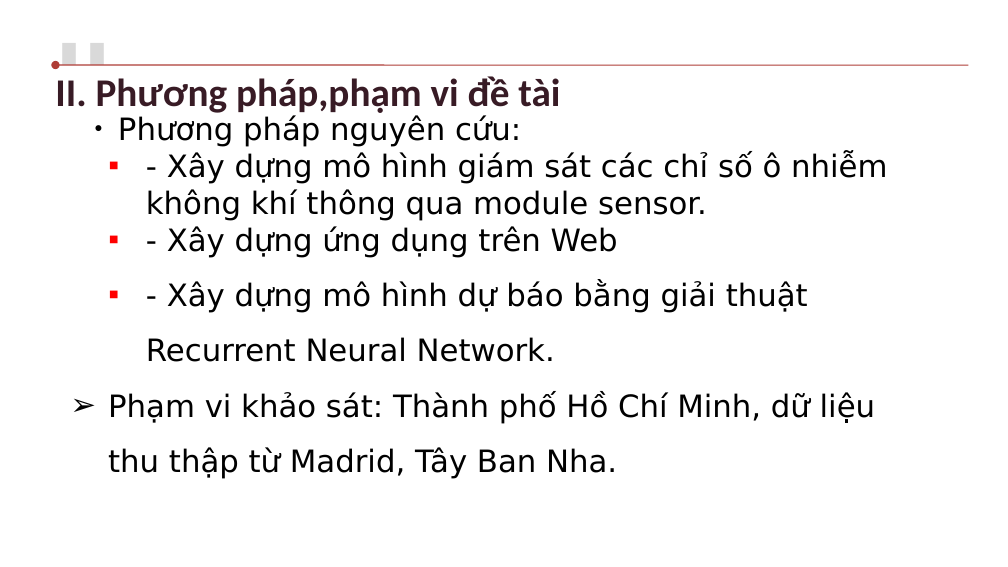
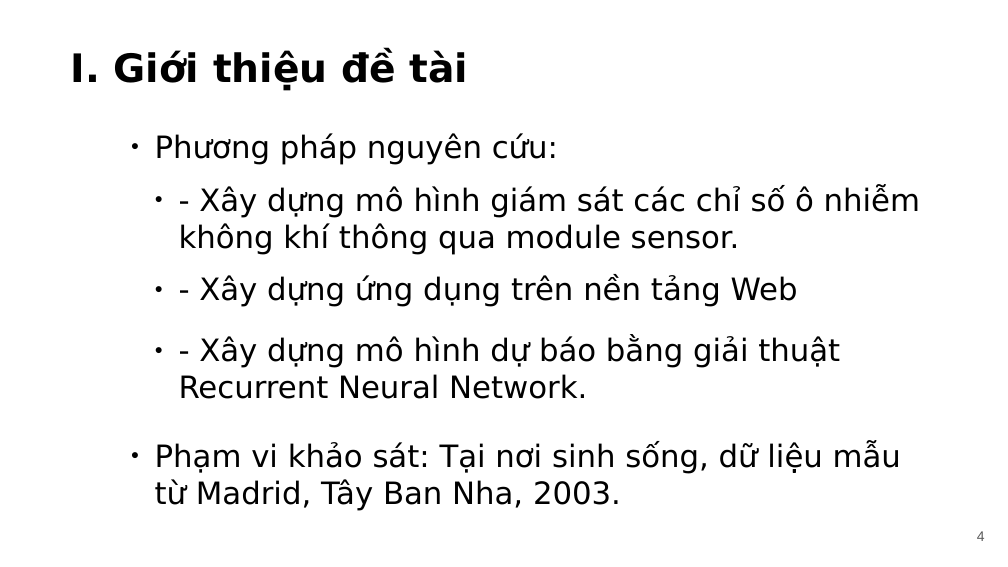
Before and after one commit to huynhnguyenv2/luanvan2019, a slide deck: slide 4 of Presentation.pptx. Drawn at 1008x567 pixels with LibreOffice and Linux fonts; fonts in the diff are those of the drawing; background and template pictures are left out. Boxes give left, top, right and bottom in pixels: in the first picture for what was removed or moved away, otherwise in the second. Text is boxed around its words. In the diff, an @@ line names an element or a change of style, - is before the commit and + after.

```diff
--- a/Presentation.pptx
+++ b/Presentation.pptx
@@ text at (71, 50, 468, 91): text changed; font Calibri to DejaVu Sans; text colour #381B25 to #000000 @@
-II. Phương pháp,phạm vi đề tài
+I. Giới thiệu đề tài
@@ text removed at (55, 61, 139, 136) @@
-II.
@@ arrow removed from (969, 66) to (55, 65) @@
@@ text "Phương pháp nguyên cứu:": place and size @@
-text "Phương pháp nguyên cứu:" at (108, 115, 887, 479)
+text "Phương pháp nguyên cứu:" at (155, 133, 920, 511)
@@ text at (155, 133, 920, 399): list level 2 to 1 in "Phương pháp nguyên cứu:"; bullet ▪ to ●; more space between paragraphs; bullet colour #FF0000 to #000000; line spacing 1.5 to 1 @@
@@ text at (199, 275, 798, 307): text changed @@
-  ▪ - Xây dựng ứng dụng trên Web
+  ● - Xây dựng ứng dụng trên nền tảng Web
@@ text at (155, 442, 901, 511): text changed @@
-➢ Phạm vi khảo sát: Thành phố Hồ Chí Minh, dữ liệu thu thập từ Madrid, Tây Ban Nha.
+● Phạm vi khảo sát: Tại nơi sinh sống, dữ liệu mẫu từ Madrid, Tây Ban Nha, 2003.
@@ page number added at (977, 531, 985, 541), 10 pt, text #595959 @@
+4
```
Also in this commit, not shown: 11 other slides changed, 11 slides added, 9 slides removed, 12 other files.
